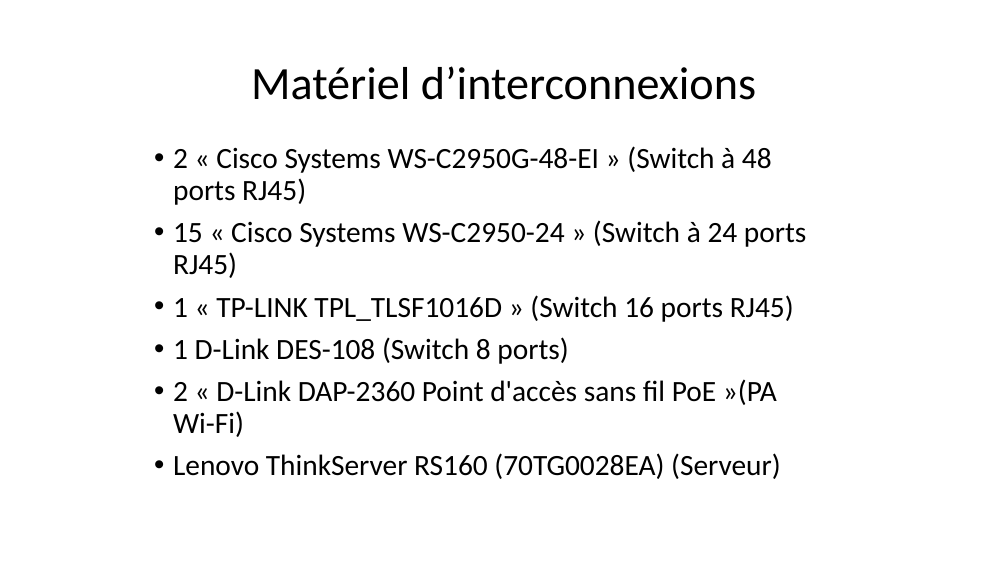
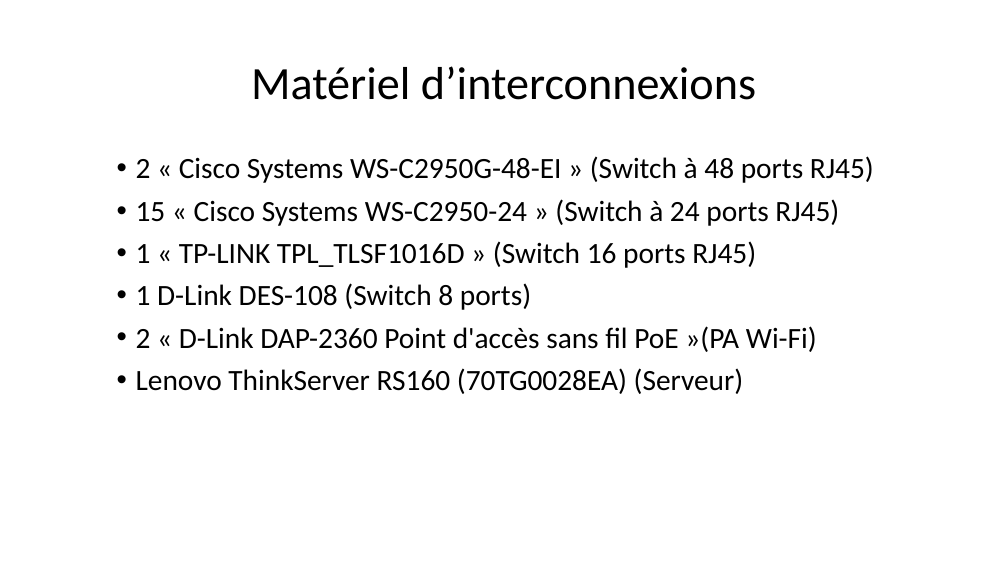
Before and after one commit to Exia-Jellyfish/UE-2-Ces-Esport-GRP1, a slide deck: slide 3 of Projet_Réseau/Projet 2.pptx. Drawn at 1008x567 pixels with LibreOffice and Linux fonts; fonts in the diff are those of the drawing. Boxes give left, top, right and bottom in pixels: in the first picture for what was removed or moved away, otherwise in the second. Text is boxed around its words. In the diff, an @@ line names an element or a change of style, - is before the commit and + after.

```diff
--- a/Projet_Réseau/Projet 2.pptx
+++ b/Projet_Réseau/Projet 2.pptx
@@ text "2 « Cisco Systems WS-C2950G-48-EI ..." rewrapped from box(173, 146, 806, 479) to box(136, 156, 874, 394) @@
```
Also in this commit, not shown: 2 other slides changed, 2 slides added, 1 slide removed, 1 other file.
